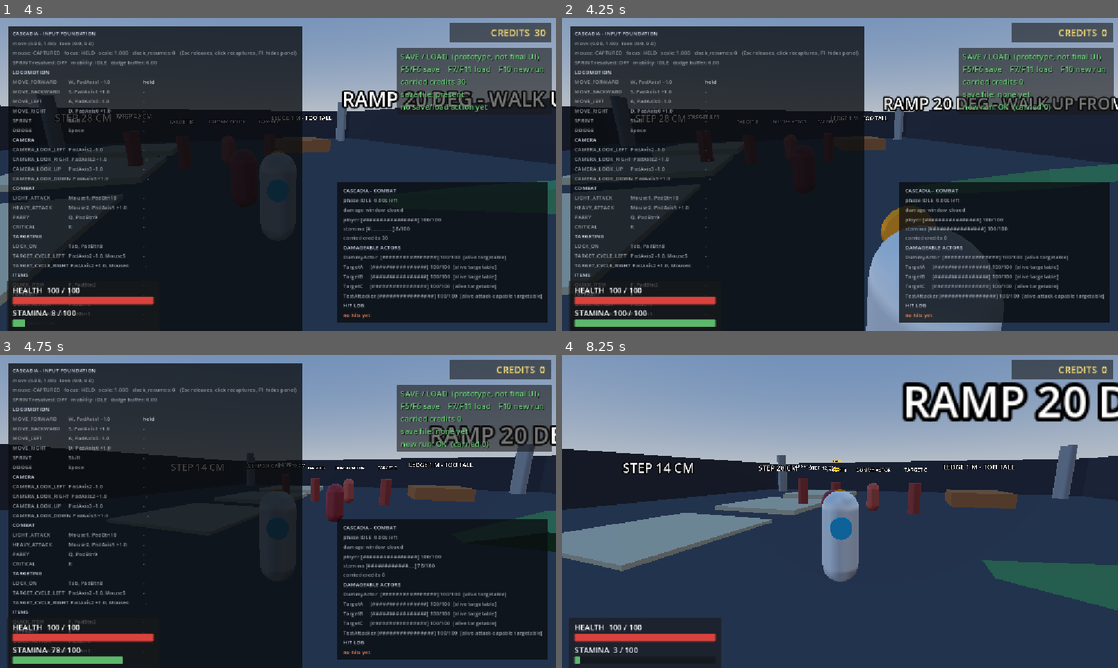
Above: before the commit, frames 1-4 (two rows, left to right).
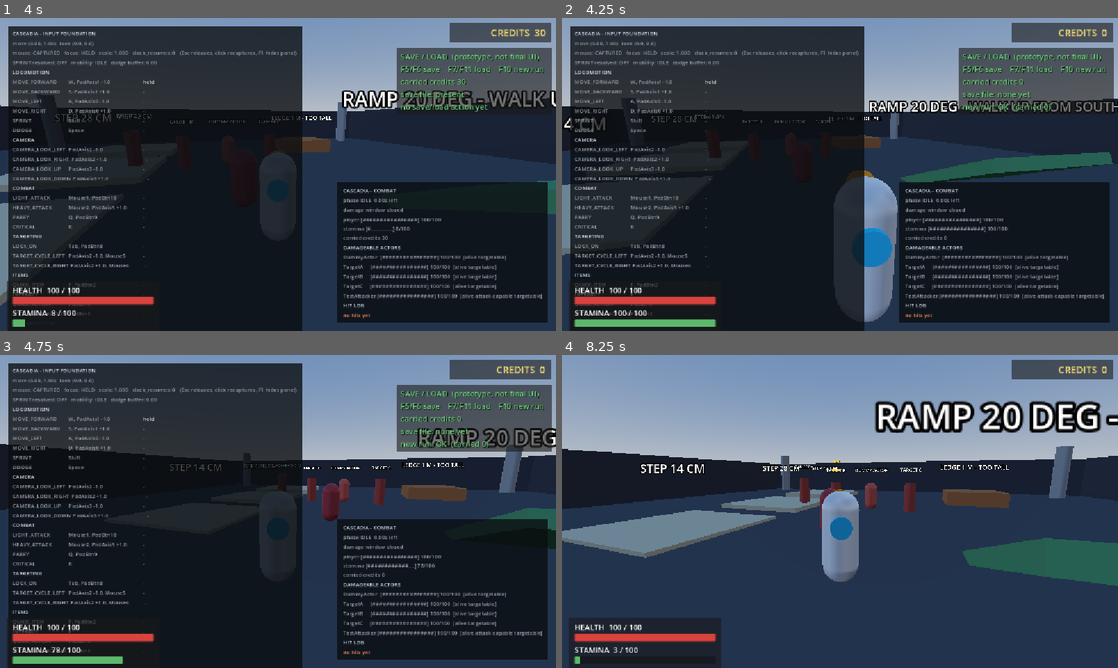
Above: after the commit, the same moments.

Repository: thom-baum/CascadiaPrototype2
Game: Godot game, scene res://scenes/diagnostics/ui_hud_probe_debug.tscn
The game is run twice, just before and just after one commit, with the same random seed, the same clock (stepped at 60 frames per second) and the same inputs. This scene is started directly instead of the project's main scene.
Inputs (mouse positions are in pixels of both pictures, inside the frame that each line leads up to):
- Up to frame 1 (4 s): tap Enter at 0.5 s; move the mouse to (305, 174) at 0.52 s; hold W (move_forward) from 0.53 s (still down); tap Space (dodge) at 0.6, 1.55, 2.85 s; click (305, 174) at 0.67 s; tap Q (parry) at 0.8, 1.35, 2.3, 3.8 s; move the mouse to (250, 174) at 1.27 s; move the mouse to (289, 168) at 2.02 s; tap R (critical) at 2.1 s; move the mouse to (272, 180) at 2.77 s; click (272, 180) at 2.92 s; move the mouse to (316, 177) at 3.52 s; right-click (316, 177) at 3.6 s
- Up to frame 2 (4.25 s): keep holding W (move_forward); tap F10 (new_run) at 4.15 s
- Up to frame 3 (4.75 s): keep holding W (move_forward); move the mouse to (233, 508) at 4.27 s; tap E (interact) at 4.35 s; tap Space (dodge) at 4.55 s
- Up to frame 4 (8.25 s): tap F9 (quick_load) at 4.9 s; move the mouse to (845, 511) at 5.02 s; click (845, 511) at 5.1 s; tap Q (parry) at 5.3, 6.6 s; tap F8 (quick_load_alt) at 5.65 s; move the mouse to (817, 505) at 5.77 s; release W (move_forward) at 5.78 s; hold D (move_right) 5.78-6.53 s; tap Tab (lock_on) at 5.85 s; tap Space (dodge) at 6.05, 7.55 s; tap F5 (quick_save) at 6.4 s; move the mouse to (867, 511) at 6.52 s; hold W (move_forward) from 6.53 s (still down); tap F6 (quick_save_alt) at 7.15 s; move the mouse to (812, 511) at 7.27 s; tap F (quick_item) at 7.35 s; click (812, 511) at 7.42 s; tap F1 (toggle_debug_overlay) at 7.9 s; move the mouse to (851, 505) at 8.02 s; tap Shift (sprint) at 8.1 s

Frame 1 is identical in both runs. In frame 2, 12% of the frame differs, in the area x 0-100%, y 24-100%; in frame 3, 3.2%; in frame 4, 13%, in the area x 0-100%, y 8-82%.

Commit message:
Reset the world on New Run, not just the balance

Diff:
--- a/scripts/core/game_state_save.gd
+++ b/scripts/core/game_state_save.gd
@@ -116,11 +116,21 @@
 ## The balance the last successful load restored, or -1 when this run has not loaded yet. Diagnostic.
 var loaded_credits := -1
 
+## Where every damageable actor was AUTHORED, keyed by NodePath, captured once at boot. A NEW RUN puts
+## the arena back to these, which is what "the same clean state as a fresh boot" means for the enemies
+## a run moved or killed. Recorded here, never restored from: a load uses the SAVE's own snapshot.
+var _spawn_transforms: Dictionary = {}
+
 
 func _ready() -> void:
 	add_to_group(GROUP_SAVE)
 	if run_id.is_empty():
 		_begin_run_identity()
+	# DEFERRED, and the ordering is the whole reason. `HealthComponent._ready()` is what joins the
+	# damageable group, and this node sits BEFORE `TestEnvironment` in `main.tscn` - so at this moment
+	# the group is still EMPTY. A deferred call runs after the whole tree has readied, which is the
+	# first moment the group is complete and every actor is still exactly where its scene authored it.
+	_record_spawn_transforms.call_deferred()
 
 
 # --- Queries -----------------------------------------------------------------
@@ -653,6 +663,79 @@
 
 # --- New run ------------------------------------------------------------------
 
+## Capture the AUTHORED placement of every damageable actor, once, at boot.
+##
+## This is the yardstick a NEW RUN restores enemies to. It has to be RECORDED rather than read from the
+## scene file at reset time, because by then the actors have moved: `TestAttacker` pursues the player,
+## so its transform at the moment New Run is pressed is wherever the fight left it, not where the
+## scene put it.
+func _record_spawn_transforms() -> void:
+	_spawn_transforms.clear()
+	for node in get_tree().get_nodes_in_group(HealthComponent.GROUP_DAMAGEABLE):
+		var actor := node.get_parent() as Node3D
+		if actor == null:
+			continue
+		_spawn_transforms[actor.get_path()] = actor.global_transform
+
+
+## Put the RUN back to the state a fresh boot produces.
+##
+## THE DEFECT THIS FIXES. `new_run()` reset the carried balance, minted a new run identity and deleted
+## the save file - and touched no actor at all. So a New Run left the player dead where it fell, left
+## every enemy it had killed still defeated with its presentation still showing, left a lock held on a
+## target from the previous run, and left the HUD displaying those values. The number restarted; the
+## world did not.
+##
+## THIS IS THE MIRROR OF `_restore_world()`. A load puts the world back to a RECORDED snapshot; a new
+## run puts it back to the AUTHORED starting state. Both go through each owner's own API - health,
+## stamina, defeat state and the body transform all belong to their components - so neither becomes a
+## second owner of anybody's state, and neither can mint a reward.
+func _reset_world() -> void:
+	# 1. THE PLAYER, through the component that owns the respawn. `reset_playable_state()` already means
+	#    exactly "this actor is going back on its SPAWN mark": full health, full stamina, regeneration
+	#    re-enabled, every committed attack/dodge/parry cancelled, position and yaw restored. The
+	#    player's spawn mark is that component's state, not this service's, so it is ASKED FOR here
+	#    rather than duplicated.
+	var death := get_player_death()
+	if death != null and death.has_method("reset_playable_state"):
+		death.call("reset_playable_state", false)
+
+	# 2. EVERY ENEMY, enumerated from the damageable group rather than a fixed actor list, so a newly
+	#    added enemy is covered the moment it exists. Each value goes back through its own owner:
+	#    `HealthComponent.reset()` and `EnemyDeathComponent.restore_defeated(false)`. That restore call
+	#    is the SAME one a load uses, and it deliberately does NOT emit `defeated` - which is precisely
+	#    why reviving an enemy here cannot pay a reward for it.
+	var player := get_player_actor()
+	var revived := 0
+	for node in get_tree().get_nodes_in_group(HealthComponent.GROUP_DAMAGEABLE):
+		var actor := node.get_parent() as Node3D
+		if actor == null or actor == player:
+			continue
+		var health := actor.get_node_or_null("Health") as HealthComponent
+		if health != null:
+			health.reset()
+		var enemy_death := actor.get_node_or_null("Death")
+		if enemy_death != null and enemy_death.has_method("restore_defeated"):
+			enemy_death.call("restore_defeated", false)
+		if _spawn_transforms.has(actor.get_path()):
+			actor.global_transform = _spawn_transforms[actor.get_path()]
+		revived += 1
+
+	# 3. EVERY ATTACKER's own state machine, from its group for the same enumeration reason: no attack
+	#    in progress, no cooldown left, an idle telegraph and a shut hitbox.
+	for node in get_tree().get_nodes_in_group(DeathComponent.GROUP_ATTACKER):
+		if node.has_method("reset"):
+			node.call("reset")
+
+	# 4. NO LOCK OUTLIVES THE RUN IT WAS TAKEN IN, released by its own owner with its own recorded
+	#    cause, so a new run is not filed as one of the four invalidation paths or as a manual release.
+	var targeting := get_tree().get_first_node_in_group(TargetingComponent.GROUP_TARGETING)
+	if targeting != null and targeting.has_method("release"):
+		targeting.call("release", TargetingComponent.ReleaseReason.RUN_RESET)
+
+	_log("new-run world reset: player respawned, %d enemy actor(s) revived, lock released" % revived)
+
+
 ## Delete the save file. Used to start from nothing, and by a probe proving the missing-file path.
 func delete_save() -> bool:
 	if not FileAccess.file_exists(SAVE_PATH):
@@ -677,11 +760,14 @@
 	delete_save()
 	_begin_run_identity()
 	loaded_credits = -1
+	# The RUN is the world as well as the number. Resetting only the balance left the player dead where
+	# it fell and every killed enemy still defeated - the defect recorded in `_reset_world()`.
+	_reset_world()
 
 	new_runs += 1
 	last_result = Result.OK
 	last_error = ""
-	_log("new run %s: carried balance reset to %d and the save removed" % [run_id, ledger.credits])
+	_log("new run %s: carried balance reset to %d, save removed, world reset" % [run_id, ledger.credits])
 	new_run_started.emit(ledger.credits)
 	return Result.OK
 
--- a/scripts/diagnostics/game_state_overall_probe_debug.gd
+++ b/scripts/diagnostics/game_state_overall_probe_debug.gd
@@ -451,13 +451,33 @@
 
 
 ## A minimal VALID payload, used to write a controlled save for the post-load stages.
+##
+## THE PLAYER BLOCK IS DERIVED FROM THE LIVE PLAYER, and that is a CORRECTION, not a preference. This
+## fixture was written when a save was a TALLY - it carried `{"alive": true}` and nothing else. The
+## snapshot contract (M10.1 onward) requires the player's recorded transform and health, and the loader
+## REFUSES a save that cannot say where the player stood: `the player block has no position (expected 3
+## numbers)`. So this fixture failed as `missing-field` and the post-load stages could never run - a
+## stale FIXTURE, not a defect in the service. Deriving the values from the live player keeps it honest
+## and self-maintaining: it is a real snapshot of where the player actually is, so the load restores the
+## state the later stages expect to run from.
 func _make_payload(id: String, credits: int) -> String:
+	var health := _player.get_node_or_null("Health") as HealthComponent
+	var stamina := _player.get_node_or_null("Stamina") as StaminaComponent
+	# A snapshot ALWAYS records a playable player, which the loader enforces by refusing health <= 0.
+	var health_value := maxf(1.0, health.current_health if health != null else 100.0)
+	var stamina_value := stamina.current_stamina if stamina != null else 100.0
 	return JSON.stringify({
 		"schema_version": GameStateSave.SCHEMA_VERSION,
 		"saved_at_unix": int(Time.get_unix_time_from_system()),
 		"run": {"id": id, "started_unix": int(Time.get_unix_time_from_system())},
 		"carried_credits": credits,
-		"player": {"alive": true},
+		"player": {
+			"alive": true,
+			"position": [_player.global_position.x, _player.global_position.y, _player.global_position.z],
+			"rotation_y": _player.rotation.y,
+			"health": health_value,
+			"stamina": stamina_value,
+		},
 	}, "  ")
 
 
--- a/scripts/diagnostics/ui_hud_probe_debug.gd
+++ b/scripts/diagnostics/ui_hud_probe_debug.gd
@@ -122,6 +122,7 @@
 	await _phase_indicator()
 	await _phase_pause()
 	await _phase_save_and_load()
+	await _phase_new_run()
 	await _phase_cleanup()
 	_report()
 
@@ -528,6 +529,137 @@
 
 # --- Phase 6: leave the scene as it was found --------------------------------
 
+# --- Phase 6: New Run puts the WORLD back, not just the number ---------------
+
+## THE DEFECT THIS MEASURES. `new_run()` used to reset the carried balance, mint a new run identity
+## and delete the save file - and touch no actor at all. So a New Run left the player dead where it
+## fell, left every enemy it had killed still defeated with its presentation still posed, left a lock
+## held on a target from the previous run, and left the HUD showing all of it.
+##
+## The dirty state is produced through REAL gameplay paths rather than by poking flags: the player is
+## genuinely killed through `HealthComponent.apply_damage`, and a real arena enemy is genuinely killed
+## the same way. That costs a reward, which is deliberate - New Run resets the balance too, so the
+## reward is part of what must come back, and it proves the ledger's reward history was cleared rather
+## than merely zeroed.
+##
+## The discriminator is the RELEASE REASON. A death-circuit auto-reset can also revive the player, so
+## "the player is alive" alone would not prove New Run did it. `run-reset` is a cause only this path
+## can produce, and the four invalidation paths are asserted NOT to have absorbed it.
+func _phase_new_run() -> void:
+	_say("[UIHUD] --- PHASE 6: New Run restores the world, not just the balance ---")
+
+	# --- Build a thoroughly DIRTY run -----------------------------------------
+	var enemy: Node3D = null
+	for actor in _arena_actors():
+		var d: Node = actor.get_node_or_null("Death")
+		if d != null and d.has_method("is_defeated"):
+			enemy = actor
+			break
+	_expect(enemy != null, "the arena offers a real enemy to kill for the New Run check")
+
+	var credits_before := _ledger.get_credits()
+	if enemy != null:
+		_apply_lethal(enemy)
+	await _wait(STATE_FRAMES)
+	var enemy_defeated := _enemy_is_defeated(enemy)
+	_expect(enemy_defeated, "DIRTY: a real arena enemy is defeated through the damage chain")
+	_expect(_ledger.get_credits() > credits_before,
+		"DIRTY: and that defeat paid a reward (%d -> %d)" % [credits_before, _ledger.get_credits()])
+
+	# A lock is deliberately NOT taken here, and the reason is a real constraint rather than tidiness:
+	# killing an enemy makes it an INVALID target, and the player's own death RELEASES any lock it held
+	# (the M12 release paths). So a held lock cannot coexist with "player dead AND an enemy defeated",
+	# and asserting one here would fail on a premise that is impossible. The lock is exercised on its
+	# own, against a live enemy, in the second half below.
+	_apply_lethal(_player)
+	await _wait(STATE_FRAMES)
+	_expect(_player_dead(), "DIRTY: the player is dead")
+	_expect(not _targeting.is_locked(),
+		"DIRTY: the player's death already released any lock, as the M12 release paths require")
+
+	# --- The thing under test: New Run through the UI's own path ---------------
+	var code: int = _pause.new_run_via_service()
+	_expect(code == GameStateSave.Result.OK,
+		"the New Run control returned OK (%s)" % GameStateSave.result_name(code))
+	await _wait(STATE_FRAMES * 2)
+
+	# --- 1. The player is back on its spawn mark with starting values ----------
+	_expect(not _player_dead(), "NEW RUN: the player is alive again")
+	_expect(is_equal_approx(_health.current_health, _health.max_health),
+		"NEW RUN: health is back to full (%.1f / %.1f)"
+			% [_health.current_health, _health.max_health])
+	_expect(is_equal_approx(_stamina.current_stamina, _stamina.max_stamina),
+		"NEW RUN: stamina is back to full (%.1f / %.1f)"
+			% [_stamina.current_stamina, _stamina.max_stamina])
+	_expect(_player.global_position.distance_to(_player_start.origin) < 0.5,
+		"NEW RUN: the player is back at its spawn mark (%.3f m from it)"
+			% _player.global_position.distance_to(_player_start.origin))
+
+	# --- 2. Every enemy is alive and standing where the scene put it ----------
+	_expect(not _enemy_is_defeated(enemy), "NEW RUN: the killed enemy is no longer defeated")
+	var enemy_health := enemy.get_node_or_null("Health") as HealthComponent
+	_expect(enemy_health != null and is_equal_approx(enemy_health.current_health, enemy_health.max_health),
+		"NEW RUN: and its health is back to full")
+	_expect(_player.global_position.distance_to(_player_start.origin) < 0.5,
+		"NEW RUN: the arena was left in a usable state (the player is standing, not inside geometry)")
+
+	var still_defeated: Array = []
+	for actor in _arena_actors():
+		if _enemy_is_defeated(actor):
+			still_defeated.append(String(actor.name))
+	_expect(still_defeated.is_empty(),
+		"NEW RUN: NO arena enemy is left defeated (%s)" % str(still_defeated))
+
+	# --- 3. A HELD lock is released by New Run, under its own cause ------------
+	# Measured SEPARATELY from the dead-player state above, because a lock cannot outlive the player
+	# that held it. Here the player is alive and genuinely locked onto a live arena enemy, so the
+	# release has something to do and the cause it is filed under is meaningful.
+	_expect(not _indicator.visible, "NEW RUN: no indicator is left showing after the reset")
+
+	_targeting.acquire()
+	await _wait(STATE_FRAMES)
+	_expect(_targeting.is_locked(), "DIRTY (part B): a lock is genuinely held on a live enemy")
+	_expect(_indicator.visible, "DIRTY (part B): and the indicator is showing for it")
+
+	var run_resets_before := _release_count("run-reset")
+	var code_b: int = _pause.new_run_via_service()
+	_expect(code_b == GameStateSave.Result.OK,
+		"a second New Run also returned OK (%s)" % GameStateSave.result_name(code_b))
+	await _wait(STATE_FRAMES * 2)
+
+	_expect(not _targeting.is_locked(), "NEW RUN: the HELD lock is released")
+	_expect(not _indicator.visible, "NEW RUN: and the indicator is hidden")
+	_expect(_release_count("run-reset") == run_resets_before + 1,
+		"NEW RUN: the release is filed under its OWN cause (%d -> %d)"
+			% [run_resets_before, _release_count("run-reset")])
+	_expect(not _input.is_look_yaw_suppressed(),
+		"NEW RUN: and no look intent is left declared to the input layer")
+
+	# --- 4. The balance and the HUD -------------------------------------------
+	_expect(_ledger.get_credits() == _credits_start,
+		"NEW RUN: the carried balance is back to the starting value (%d, was %d)"
+			% [_credits_start, _ledger.get_credits()])
+	_expect(_hud.credits_label.text == "CREDITS  %d" % _ledger.get_credits(),
+		"NEW RUN: the HUD shows the reset balance (%s)" % _hud.credits_label.text)
+	_expect(_hud.health_label.text == "HEALTH  %d / %d" % [int(_health.max_health), int(_health.max_health)],
+		"NEW RUN: the HUD shows the reset health (%s)" % _hud.health_label.text)
+	_expect(_hud.stamina_label.text == "STAMINA  %d / %d"
+		% [int(_stamina.max_stamina), int(_stamina.max_stamina)],
+		"NEW RUN: the HUD shows the reset stamina (%s)" % _hud.stamina_label.text)
+
+	# --- 5. Everything the probe changed is back, so cleanup has nothing to undo
+	_expect(not get_tree().paused, "NEW RUN: the tree is not left paused")
+
+
+func _enemy_is_defeated(actor: Node3D) -> bool:
+	if actor == null or not is_instance_valid(actor):
+		return false
+	var d: Node = actor.get_node_or_null("Death")
+	if d == null or not d.has_method("is_defeated"):
+		return false
+	return bool(d.call("is_defeated"))
+
+
 func _phase_cleanup() -> void:
 	_targeting.release()
 	await _wait(STATE_FRAMES)
@@ -585,9 +717,17 @@
 			damaged.append(String(actor.name))
 	_expect(damaged.is_empty(), "no ARENA actor was damaged or defeated by this probe (%s)"
 		% str(damaged))
-	_expect(int(_ledger.get("awards")) == _awards_start + 1,
-		"the economy granted no awards except the probe's own controlled one (%d -> %d)"
+	# THE PROBE'S OWN CONTROLLED AWARD NO LONGER EXISTS HERE, AND THAT IS THE POINT. Phase 6 runs a
+	# NEW RUN, and `CreditLedger.reset_credits()` puts the award counter back to the fresh-run
+	# baseline. Asserting the previous "+1" would demand that a reset NOT reset - it was written before
+	# New Run touched the world. What is worth asserting is the state a FRESH BOOT produces: a zeroed
+	# counter and the documented starting balance.
+	_expect(int(_ledger.get("awards")) == 0,
+		"the economy is at the fresh-run baseline after New Run (awards %d -> %d)"
 			% [_awards_start, int(_ledger.get("awards"))])
+	_expect(_ledger.get_credits() == int(_ledger.get("starting_credits")),
+		"and the carried balance is the documented starting value (%d)"
+			% _ledger.get_credits())
 	_expect(_targeting.valid_candidates().size() > 0, "the arena's own targets are still usable")
 
 
--- a/scripts/player/targeting_component.gd
+++ b/scripts/player/targeting_component.gd
@@ -56,6 +56,7 @@
 	INVALID,        ## the target is gone, freed, or refused as a usable target for any other reason
 	OUT_OF_RANGE,   ## the locked target is beyond release_range
 	PLAYER_DEAD,    ## the locking actor died, so no lock outlives it
+	RUN_RESET,      ## the RUN was reset (New Run): no lock outlives the run it was taken in
 }
 
 ## The group this component joins. The camera rig reads targeting state through it, which is how the
@@ -233,6 +234,8 @@
 			return "out-of-range"
 		ReleaseReason.PLAYER_DEAD:
 			return "player-dead"
+		ReleaseReason.RUN_RESET:
+			return "run-reset"
 	return "none"
 
 
Not shown, changed: _targeting_probe_report.txt
Not shown, changed: _ui_hud_probe_report.txt
Not shown, changed: .summer/plans/CASCADIA_MILESTONE_ROADMAP.md
Not shown, changed: CASCADIA_DELETION_MANIFEST.md
